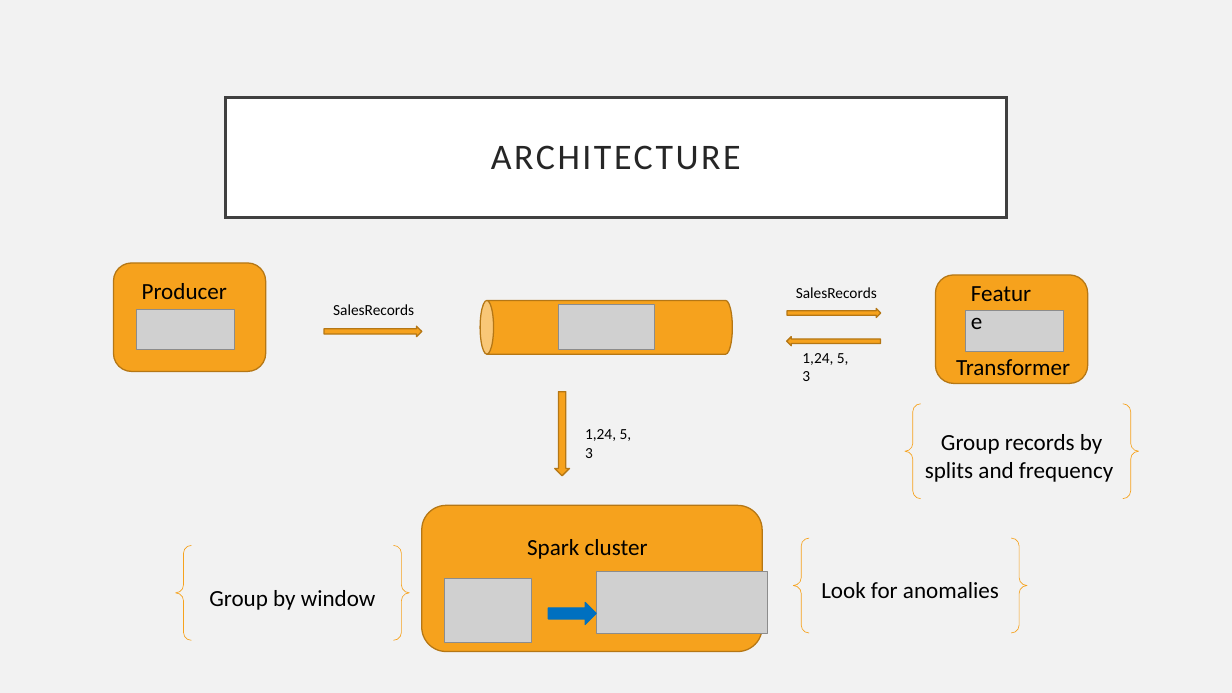
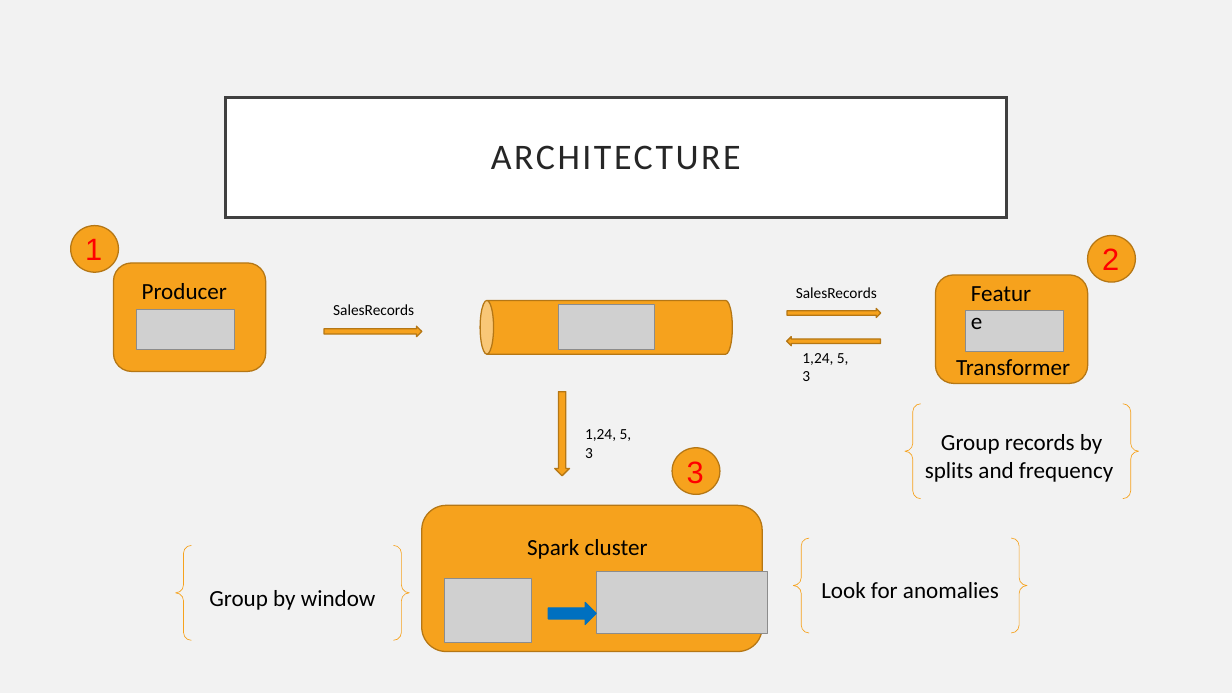
Before and after one commit to dvirgiln/streams-kafka, a slide deck: slide 3 of streams_meetup_presentation.pptx. Drawn at 1232x693 pixels with LibreOffice and Linux fonts; fonts in the diff are those of the drawing; grey boxes stand for pictures. Boxes give left, top, right and bottom in pixels: in the first picture for what was removed or moved away, otherwise in the second. Text is boxed around its words. In the diff, an @@ line names an element or a change of style, - is before the commit and + after.

```diff
--- a/streams_meetup_presentation.pptx
+++ b/streams_meetup_presentation.pptx
@@ ellipse added at <box>70,226,118,272</box>, fill #F6A21D, outline #B67815 1 pt @@
@@ text added at <box>85,239,102,260</box>, 24 pt, text #FF0000 @@
+1
@@ ellipse added at <box>1088,236,1136,282</box>, fill #F6A21D, outline #B67815 1 pt @@
@@ text added at <box>1102,248,1119,270</box>, 24 pt, text #FF0000 @@
+2
@@ ellipse added at <box>672,448,720,494</box>, fill #F6A21D, outline #B67815 1 pt @@
@@ text added at <box>687,461,704,484</box>, 24 pt, text #FF0000 @@
+3
```
Also in this commit, not shown: 5 other slides changed, 1 slide added, 3 other files.
